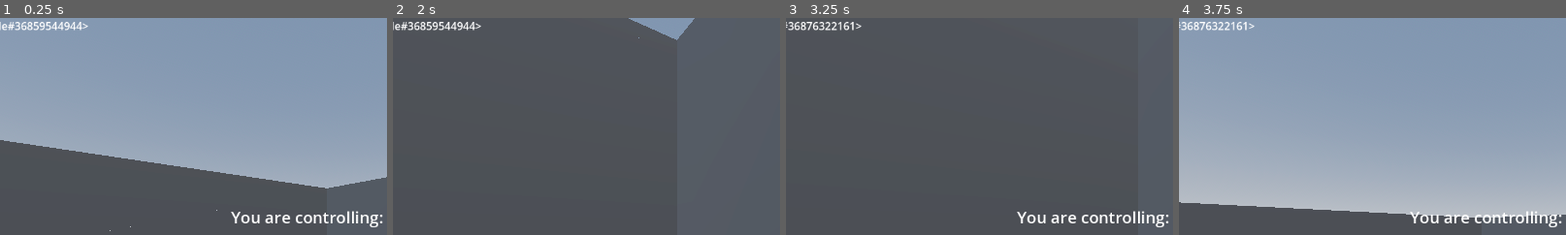
Above: before the commit, frames 1-4 (left to right).
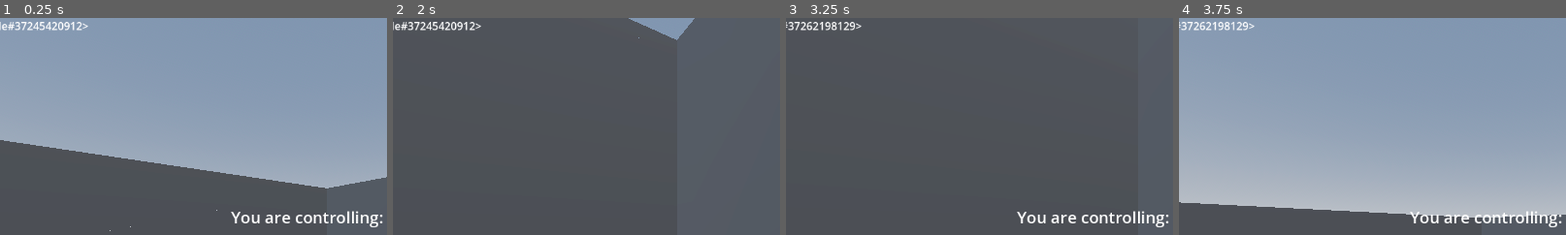
Above: after the commit, the same moments.

Repository: city-high-rider/soulswap
Game: Godot game, scene res://test_level.tscn
The game is run twice, just before and just after one commit, with the same random seed, the same clock (stepped at 60 frames per second) and the same inputs.
Inputs (mouse positions are % of the whole screen's width and height, from its top left):
- Up to frame 1 (0.25 s): no input
- Up to frame 2 (2 s): move the mouse to (55, 50) at 0.52 s; hold W (forward) from 0.53 s (still down); tap F (possess) at 0.6 s; tap Space (jump) at 0.77, 1.52 s; move the mouse to (45, 50) at 1.27 s; tap Tab (toggle_info) at 1.35 s
- Up to frame 3 (3.25 s): keep holding W (forward); move the mouse to (52, 48) at 2.02 s; tap F (possess) at 2.1 s; tap Enter at 2.75 s; move the mouse to (49, 52) at 2.77 s; tap Tab (toggle_info) at 2.85 s; tap Space (jump) at 3.02 s
- Up to frame 4 (3.75 s): keep holding W (forward); move the mouse to (57, 51) at 3.52 s; tap F (possess) at 3.6 s
The pictures show only the part of the screen within x 8-57%, y 0-50%; the shares and areas given below are measured in that part.

The runs differ from the first frame. In frame 1, 0.3% of the frame differs, in the area x 5-22%, y 1-6%; in frame 2, 0.4%; in frame 3, 0.3%; in frame 4, 0.3%.
Error in both runs: Trying to assign value of type 'Label' to a variable of type 'Label3D'. (res://components/body_parts/machine_gun.gd:14)

Commit message:
make machine guns call hitscan manager

Diff:
--- a/components/HitscanManager.gd
+++ b/components/HitscanManager.gd
@@ -17,4 +17,6 @@
 
 	if collider is Hitbox:
 		collider.take_damage(damage)
+		return true
+
 	return false
--- a/components/body_parts/machine_gun.gd
+++ b/components/body_parts/machine_gun.gd
@@ -16,6 +16,17 @@
 # Since this is functionally like a laser gun, instead of measuring how many
 # bullets we have left, we mesure how much longer we can fire the gun.
 @export var firing_time_sec : float = 10
+
+# How often do we check for a hit?
+@export var hit_poll_period_s : float = 0.15
+var time_until_next_poll : float = hit_poll_period_s
+
+# How much damage per hit?
+@export var hit_damage : float = 2
+
+# Which hitscan manager should we call to?
+@export var hitscan_manager : HitscanManager
+
 var firing_time_left : float = firing_time_sec
 
 var is_broken : bool = false
@@ -29,8 +40,13 @@
 		firing_time_left = max(0, firing_time_left - delta)
 		ammo_counter.text = "Ammo left: " + str(snapped((firing_time_left / firing_time_sec), 0.01))
 
+		time_until_next_poll = max(0, time_until_next_poll - delta)
+
 	if firing_time_left <= 0:
 		stop_shooting()
+
+	if time_until_next_poll <= 0:
+		hitscan_manager.check_hit(hit_damage)
 
 # Start the shooting effects
 func start_shooting() -> void:
--- a/shells/roller_machinegun_body.tscn
+++ b/shells/roller_machinegun_body.tscn
@@ -5,8 +5,12 @@
 
 [node name="CharacterBody3D" instance=ExtResource("1_0ff50")]
 
-[node name="MachineGun" parent="Camera3D" index="1" instance=ExtResource("2_4hpnr")]
+[node name="MachineGun" parent="Camera3D" index="1" node_paths=PackedStringArray("hitscan_manager") instance=ExtResource("2_4hpnr")]
 transform = Transform3D(1, 0, 0, 0, 1, 0, 0, 0, 1, 0.531638, 0, 0)
+hitscan_manager = NodePath("../HitscanManager")
 
-[node name="MachineGun2" parent="Camera3D" index="2" instance=ExtResource("2_4hpnr")]
+[node name="MachineGun2" parent="Camera3D" index="2" node_paths=PackedStringArray("hitscan_manager") instance=ExtResource("2_4hpnr")]
 transform = Transform3D(1, 0, 0, 0, 1, 0, 0, 0, 1, -0.540012, 0, 0)
+hitscan_manager = NodePath("../HitscanManager")
+
+[editable path="Camera3D"]
